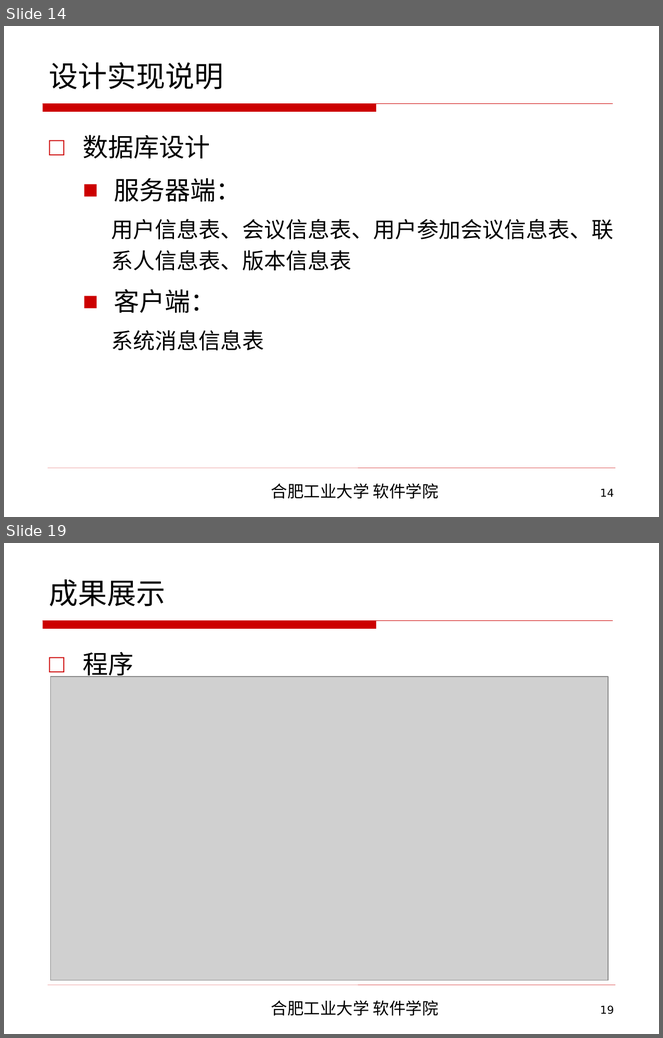
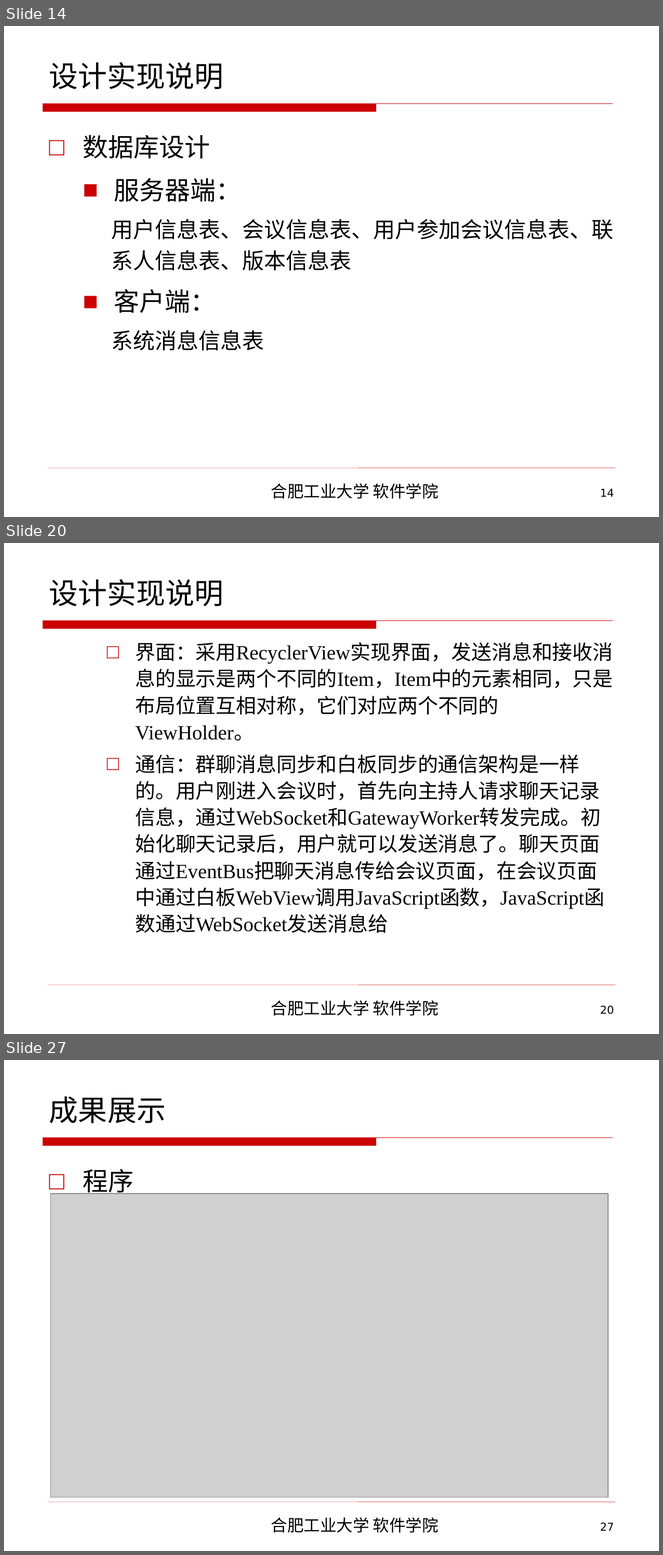
Before and after one commit to CodeDogandCat/master_proj, a slide deck: 2013214381李磊最终答辩/软件学院本科毕业设计毕业答辩.ppt. Shown one above the other, each under a label of ours: slides 14 and 19 before the commit, slides 14, 20 and 27 after it; the slides between them are not shown. The pictures are 663x1038 and 663x1555 pixels, drawn with LibreOffice and Linux fonts; fonts in the diff are those of the drawing; grey boxes stand for pictures; background and template pictures are left out. Boxes give left, top, right and bottom in pixels: in the first picture for what was removed or moved away, otherwise in the second. Text is boxed around its words. In the diff, an @@ line names an element or a change of style, - is before the commit and + after.

```diff
--- a/2013214381李磊最终答辩/软件学院本科毕业设计毕业答辩.ppt
+++ b/2013214381李磊最终答辩/软件学院本科毕业设计毕业答辩.ppt
@@ slide 20 added at (x1=4, y1=543, x2=659, y2=1034), background picture (left out); not listed: 4 template elements that a slide beside it also shows @@
@@ title added at (x1=49, y1=579, x2=224, y2=606), 32 pt, text #000000 @@
+设计实现说明
@@ text added at (x1=135, y1=642, x2=613, y2=910), 22.2 pt, text #000000 @@
+    □ 界面：采用RecyclerView实现界面，发送消息和接收消息的显示是两个不同的Item，Item中的元素相同，只是布局位置互相对称，它们对应两个不同的ViewHolder。
+    □ 通信：群聊消息同步和白板同步的通信架构是一样的。用户刚进入会议时，首先向主持人请求聊天记录信息，通过WebSocket和GatewayWorker转发完成。初始化聊天记录后，用户就可以发送消息了。聊天页面通过EventBus把聊天消息传给会议页面，在会议页面中通过白板WebView调用JavaScript函数，JavaScript函数通过WebSocket发送消息给
@@ what was slide 19 is now slide 27 @@
@@ page number at (x1=600, y1=1523, x2=614, y2=1531): text changed @@
-19
+27
```
Also in this commit, not shown: 6 slides changed, 9 other slides added, 5 other files.
